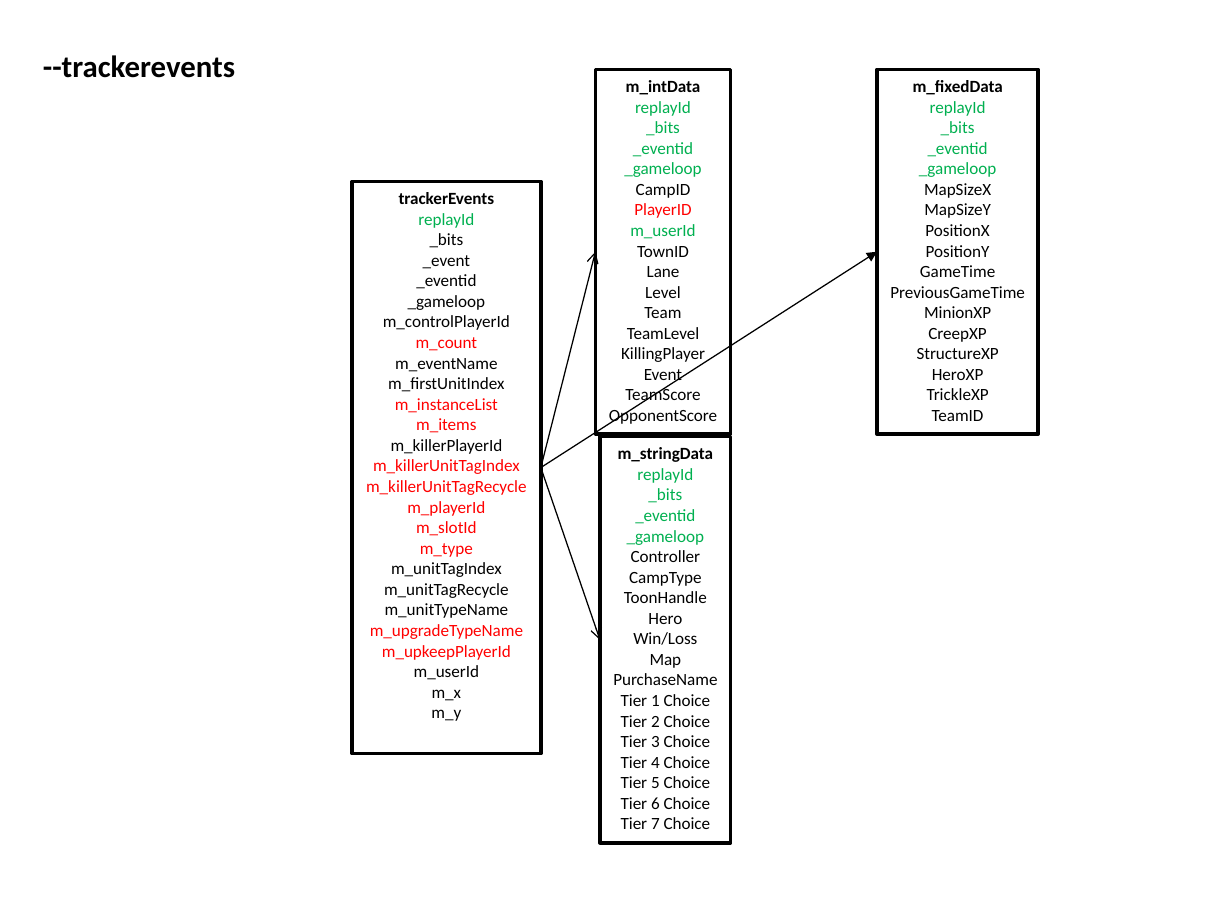
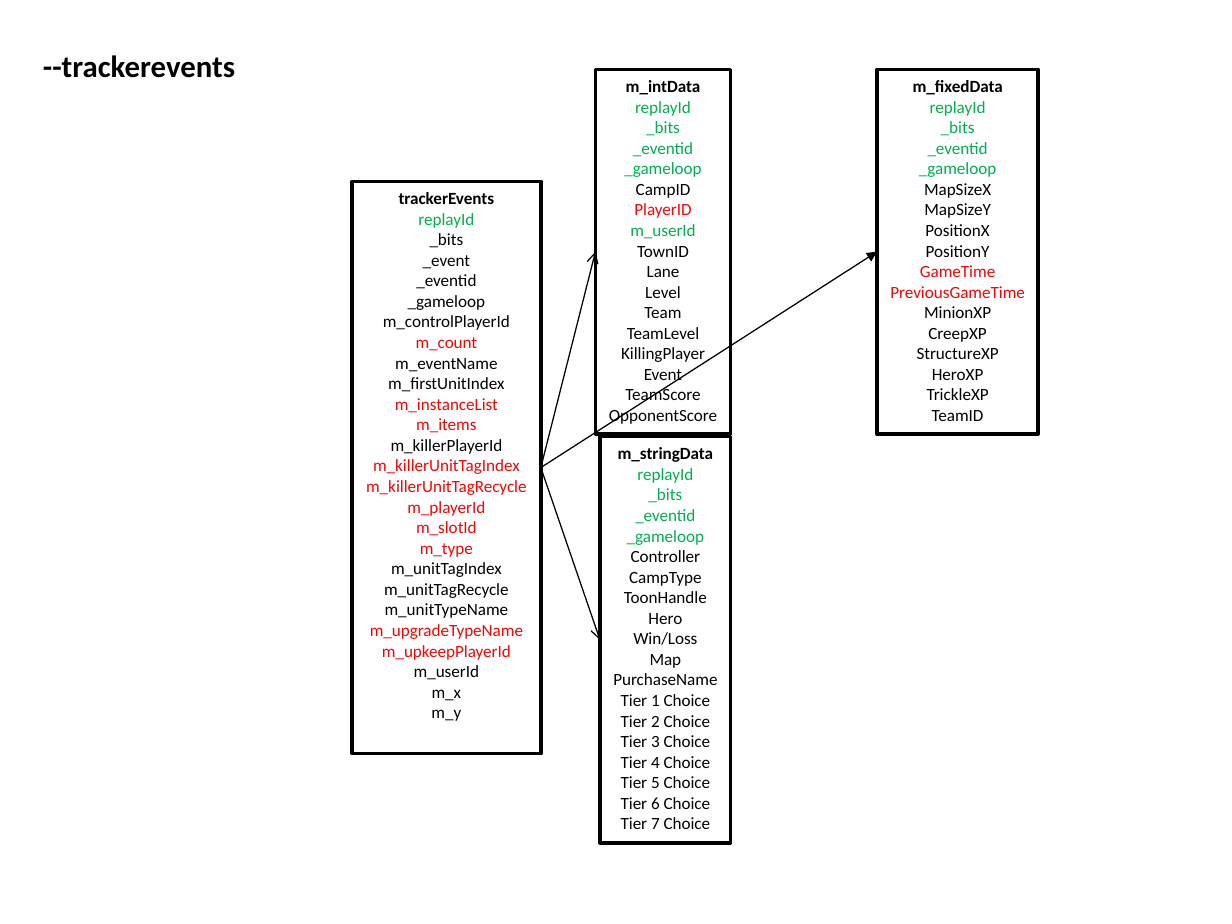
Before and after one commit to jokem59/heroprotocol, a slide deck: slide 4 of tools/schema.pptx. Drawn at 1232x924 pixels with LibreOffice and Linux fonts; fonts in the diff are those of the drawing. Boxes give left, top, right and bottom in pixels: in the first picture for what was removed or moved away, otherwise in the second. Text is boxed around its words. In the diff, an @@ line names an element or a change of style, - is before the commit and + after.

```diff
--- a/tools/schema.pptx
+++ b/tools/schema.pptx
@@ text in rectangle at [890, 265, 1025, 298]: text colour #000000 to #FF0000 in "GameTime", "PreviousGameTime" @@
```
Also in this commit, not shown: 6 other files.
